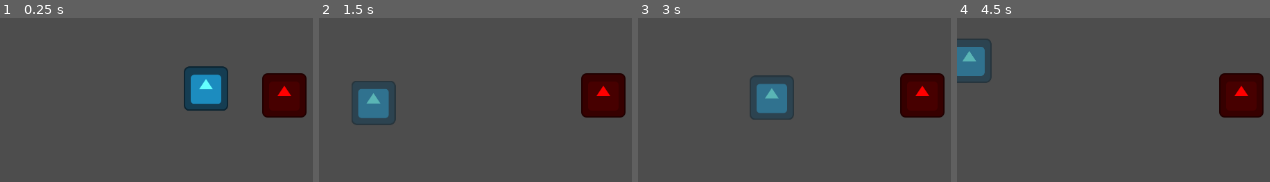
Above: before the commit, frames 1-4 (left to right).
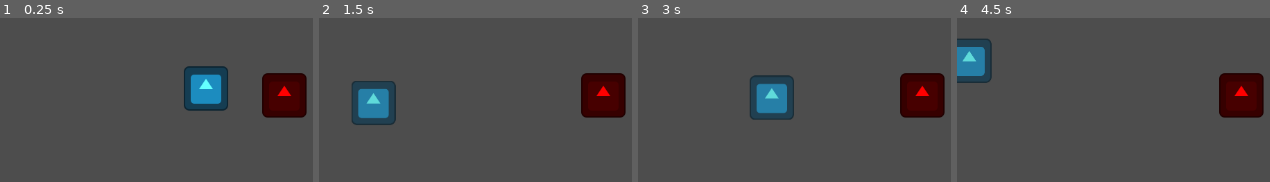
Above: after the commit, the same moments.

Repository: shafayatb/basic-2d-top-down-example
Game: Godot game, scene res://playground.tscn
The game is run twice, just before and just after one commit, with the same random seed, the same clock (stepped at 60 frames per second) and the same inputs. The project has no main scene, so this scene is started directly. The engine's default icon, where the game draws it, is replaced by a stand-in: a white triangle on a blue panel in a dark square.
Inputs:
- Up to frame 1 (0.25 s): no input
- Up to frame 2 (1.5 s): tap Enter at 0.5 s; hold Right (ui_right) 0.53-1.28 s; tap Ctrl (Dash) at 0.6, 1.35 s; hold Down (ui_down) from 1.28 s (still down)
- Up to frame 3 (3 s): release Down (ui_down) at 2.03 s; hold Right (ui_right) 2.03-2.78 s; tap Ctrl (Dash) at 2.1, 2.85 s; hold Up (ui_up) from 2.78 s (still down)
- Up to frame 4 (4.5 s): release Up (ui_up) at 3.53 s; hold Left (ui_left) from 3.53 s (still down); tap Ctrl (Dash) at 3.6, 4.35 s

The runs differ from the first frame. In frame 1, less than 0.1% of the frame differs, in the area x 59-71%, y 29-53%; in frame 2, 0.2%, in the area x 15-20%, y 45-53%; in frame 3, 0.2%; in frame 4, 0.2%.

Commit message:
6h. Improved the animations

Diff:
--- a/player/player.tscn
+++ b/player/player.tscn
@@ -7,6 +7,7 @@
 [ext_resource type="Script" uid="uid://cwere4u6usod4" path="res://node_state_machine/idle_state.gd" id="4_2hs0m"]
 [ext_resource type="Script" uid="uid://cbf6y3vxobj0e" path="res://node_state_machine/dash_state.gd" id="5_1jxqw"]
 [ext_resource type="Script" uid="uid://bvqyy13f111nq" path="res://node_state_machine/knockback_state.gd" id="7_boad6"]
+[ext_resource type="Texture2D" uid="uid://cbb7c22j8pybc" path="res://assets/schimter.png" id="8_rgyib"]
 
 [sub_resource type="RectangleShape2D" id="RectangleShape2D_onrkg"]
 size = Vector2(130, 127)
@@ -61,7 +62,7 @@
 tracks/0/loop_wrap = true
 tracks/0/keys = {
 "times": PackedFloat32Array(0, 0.2),
-"transitions": PackedFloat32Array(1, 1),
+"transitions": PackedFloat32Array(0.5, 0.5),
 "update": 0,
 "values": [Color(0.39215687, 1, 1, 0.16862746), Color(0.39215687, 1, 1, 1)]
 }
@@ -77,7 +78,7 @@
 tracks/0/loop_wrap = true
 tracks/0/keys = {
 "times": PackedFloat32Array(0, 0.5, 1),
-"transitions": PackedFloat32Array(1, 1, 1),
+"transitions": PackedFloat32Array(0.5, 2, 0.5),
 "update": 0,
 "values": [Vector2(0, 0), Vector2(0, -3), Vector2(0, 0)]
 }
@@ -93,7 +94,7 @@
 tracks/0/loop_wrap = true
 tracks/0/keys = {
 "times": PackedFloat32Array(0, 0.3),
-"transitions": PackedFloat32Array(1, 1),
+"transitions": PackedFloat32Array(0.5, 0.5),
 "update": 0,
 "values": [Vector2(1, 1), Vector2(1, 1.390625)]
 }
@@ -105,7 +106,7 @@
 tracks/1/loop_wrap = true
 tracks/1/keys = {
 "times": PackedFloat32Array(0, 0.3),
-"transitions": PackedFloat32Array(1, 1),
+"transitions": PackedFloat32Array(0.5, 0.5),
 "update": 0,
 "values": [Vector2(0, 0), Vector2(0, 25)]
 }
@@ -121,7 +122,7 @@
 tracks/0/loop_wrap = true
 tracks/0/keys = {
 "times": PackedFloat32Array(0, 0.3),
-"transitions": PackedFloat32Array(1, 1),
+"transitions": PackedFloat32Array(0.5, 0.5),
 "update": 0,
 "values": [Vector2(0, 0), Vector2(-38, 0)]
 }
@@ -133,7 +134,7 @@
 tracks/1/loop_wrap = true
 tracks/1/keys = {
 "times": PackedFloat32Array(0, 0.3),
-"transitions": PackedFloat32Array(1, 1),
+"transitions": PackedFloat32Array(0.5, 0.5),
 "update": 0,
 "values": [Vector2(1, 1), Vector2(1.59375, 1)]
 }
@@ -149,7 +150,7 @@
 tracks/0/loop_wrap = true
 tracks/0/keys = {
 "times": PackedFloat32Array(0, 0.3),
-"transitions": PackedFloat32Array(1, 1),
+"transitions": PackedFloat32Array(0.5, 0.5),
 "update": 0,
 "values": [Vector2(1, 1), Vector2(1.59375, 1)]
 }
@@ -161,7 +162,7 @@
 tracks/1/loop_wrap = true
 tracks/1/keys = {
 "times": PackedFloat32Array(0, 0.3),
-"transitions": PackedFloat32Array(1, 1),
+"transitions": PackedFloat32Array(0.5, 0.5),
 "update": 0,
 "values": [Vector2(0, 0), Vector2(38, 0)]
 }
@@ -177,7 +178,7 @@
 tracks/0/loop_wrap = true
 tracks/0/keys = {
 "times": PackedFloat32Array(0, 0.3),
-"transitions": PackedFloat32Array(1, 1),
+"transitions": PackedFloat32Array(0.5, 0.5),
 "update": 0,
 "values": [Vector2(0, 0), Vector2(0, -25)]
 }
@@ -189,7 +190,7 @@
 tracks/1/loop_wrap = true
 tracks/1/keys = {
 "times": PackedFloat32Array(0, 0.3),
-"transitions": PackedFloat32Array(1, 1),
+"transitions": PackedFloat32Array(0.5, 0.5),
 "update": 0,
 "values": [Vector2(1, 1), Vector2(1, 1.390625)]
 }
@@ -348,6 +349,7 @@
 }
 
 [node name="AnimationTree" type="AnimationTree" parent="."]
+active = false
 tree_root = SubResource("AnimationNodeStateMachine_2ieo8")
 anim_player = NodePath("../AnimationPlayer")
 parameters/conditions/is_dashing = false
@@ -356,3 +358,11 @@
 parameters/Dash/blend_position = Vector2(0.03752756, 1.0358744)
 parameters/Idle/blend_position = Vector2(-0.9953052, 0.010988951)
 parameters/Move/blend_position = Vector2(0.27814567, 0.21973085)
+
+[node name="Schimter" type="Sprite2D" parent="."]
+modulate = Color(1, 0, 1, 1)
+position = Vector2(44, -12.000046)
+rotation = -3.4972274
+scale = Vector2(-0.3, 0.3)
+texture = ExtResource("8_rgyib")
+offset = Vector2(-200, 200)
Not shown: 1 places in player/player.tscn that only renumber resources
